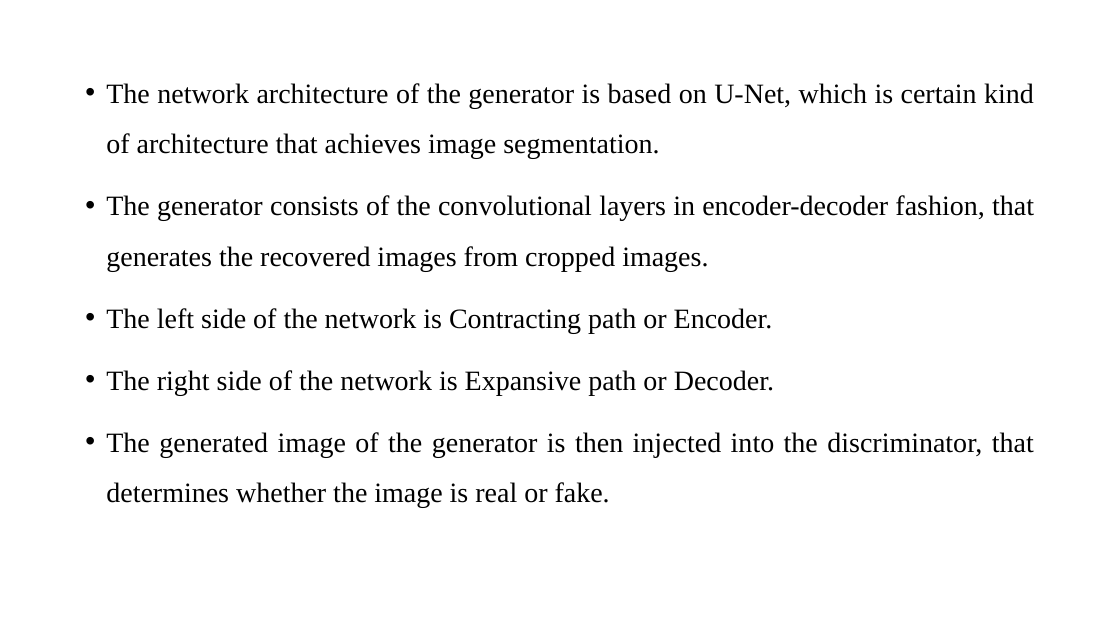
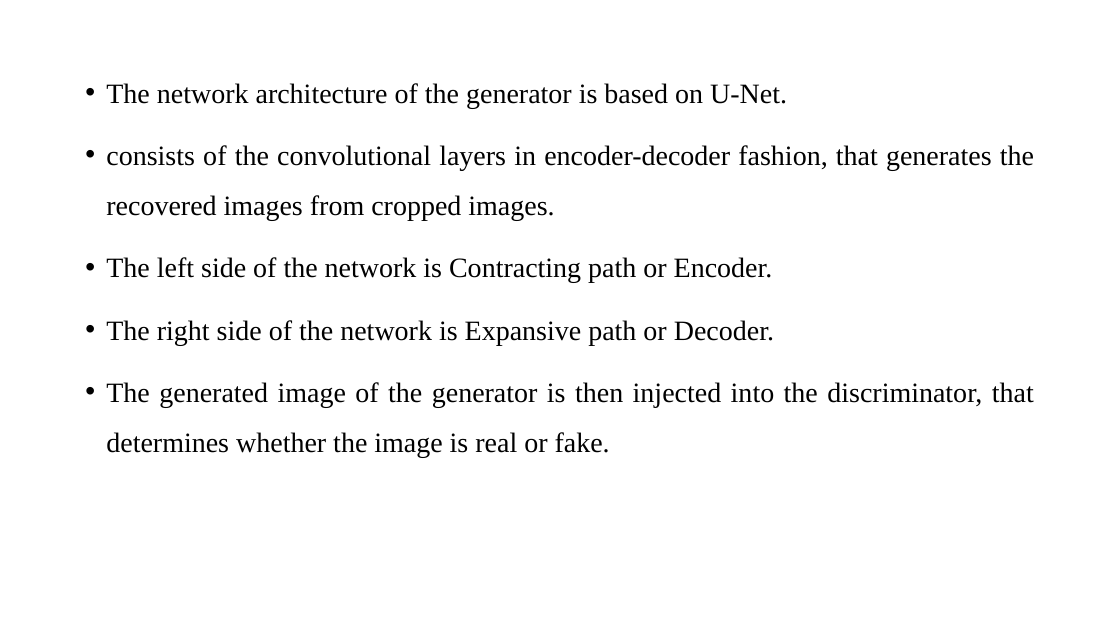
Before and after one commit to sujanW0W/MajorProject, a slide deck: slide 20 of Image Inpainting/Image inpainting.pptx (slide 15 before the commit). Drawn at 1120x630 pixels with LibreOffice and Linux fonts; fonts in the diff are those of the drawing. Boxes give left, top, right and bottom in pixels: in the first picture for what was removed or moved away, otherwise in the second. Text is boxed around its words. In the diff, an @@ line names an element or a change of style, - is before the commit and + after.

```diff
--- a/Image Inpainting/Image inpainting.pptx
+++ b/Image Inpainting/Image inpainting.pptx
@@ text at (106,83,1034,221): text changed @@
-• The network architecture of the generator is based on U-Net, which is certain kind of architecture that achieves image segmentation.
-• The generator consists of the convolutional layers in encoder-decoder fashion, that generates the recovered images from cropped images.
+• The network architecture of the generator is based on U-Net.
+• consists of the convolutional layers in encoder-decoder fashion, that generates the recovered images from cropped images.
```
Also in this commit, not shown: 10 other slides changed, 8 slides added, 1 slide removed, 16 other files.
